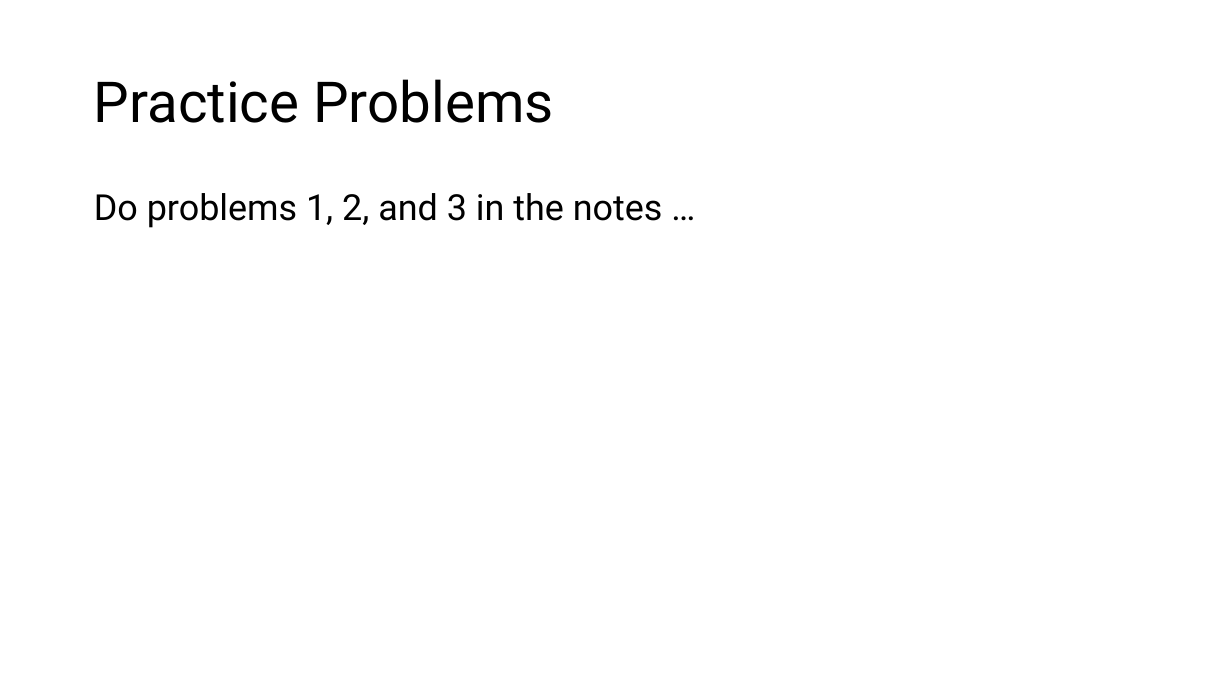
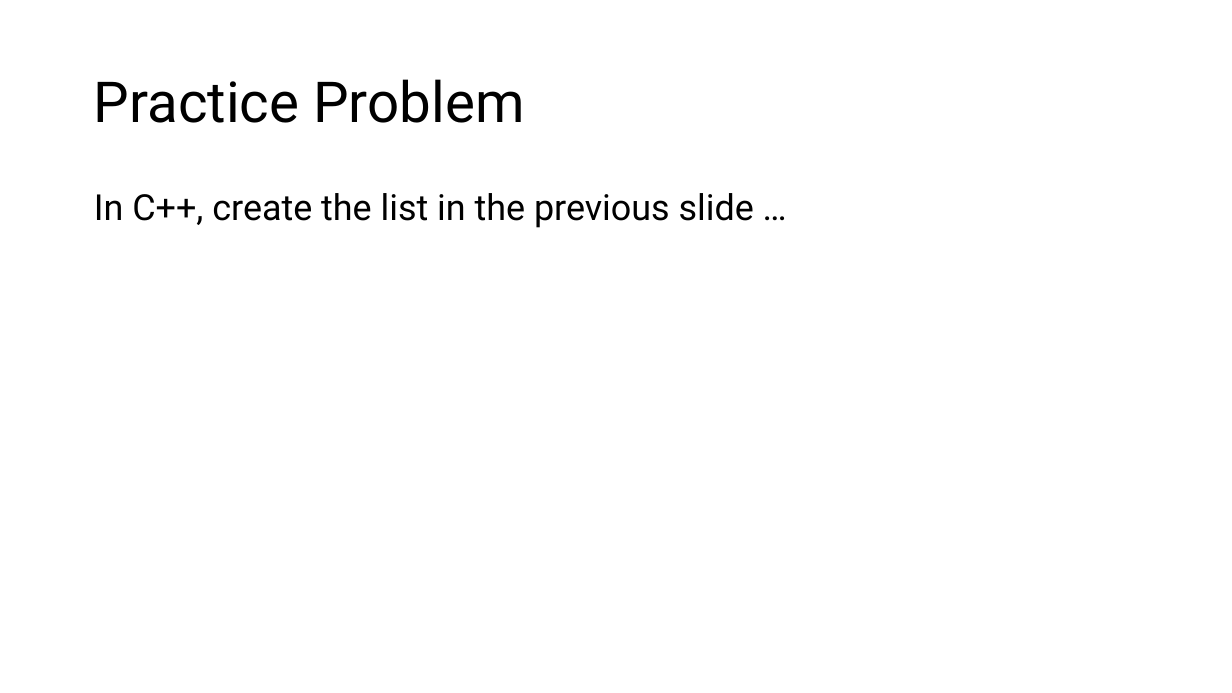
Before and after one commit to sotasota-sfu/cmpt225Summer2026, a slide deck: slide 6 of lectures/lecture2_3/lecture2.pptx (slide 10 before the commit). Drawn at 1232x693 pixels with LibreOffice and Linux fonts; fonts in the diff are those of the drawing. Boxes give left, top, right and bottom in pixels: in the first picture for what was removed or moved away, otherwise in the second. Text is boxed around its words. In the diff, an @@ line names an element or a change of style, - is before the commit and + after.

```diff
--- a/lectures/lecture2_3/lecture2.pptx
+++ b/lectures/lecture2_3/lecture2.pptx
@@ title at <box>94,79,524,123</box>: text changed @@
-Practice Problems
+Practice Problem
@@ text at <box>94,193,754,228</box>: text changed @@
-Do problems 1, 2, and 3 in the notes …
+In C++, create the list in the previous slide …
```
Also in this commit, not shown: 4 other slides changed, 4 slides removed, 24 other files.
